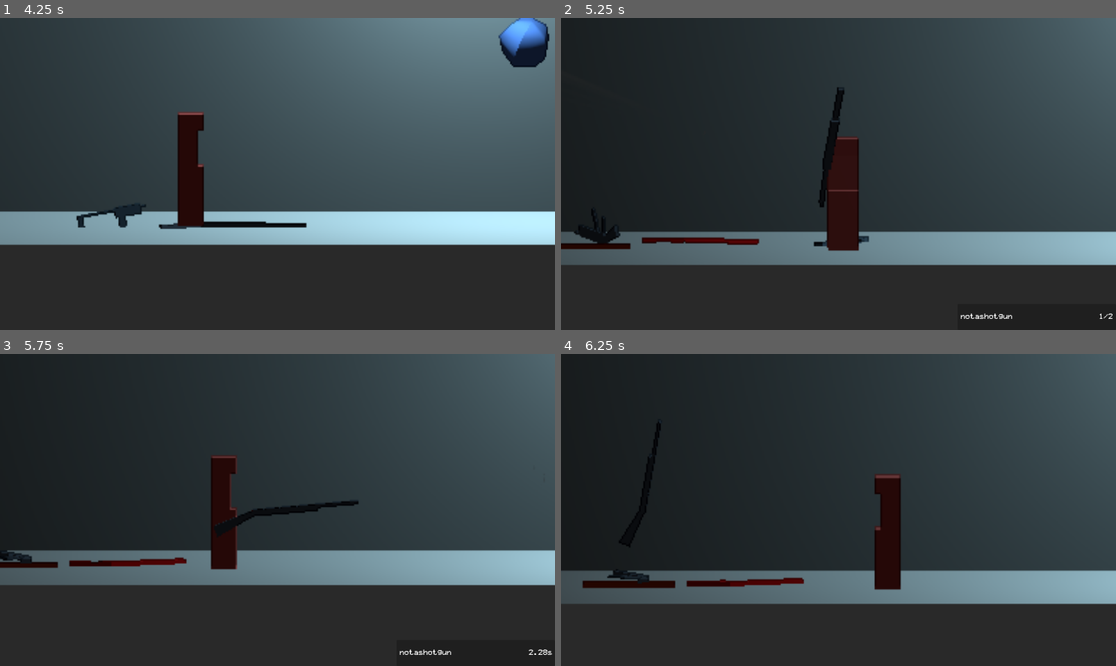
Above: before the commit, frames 1-4 (two rows, left to right).
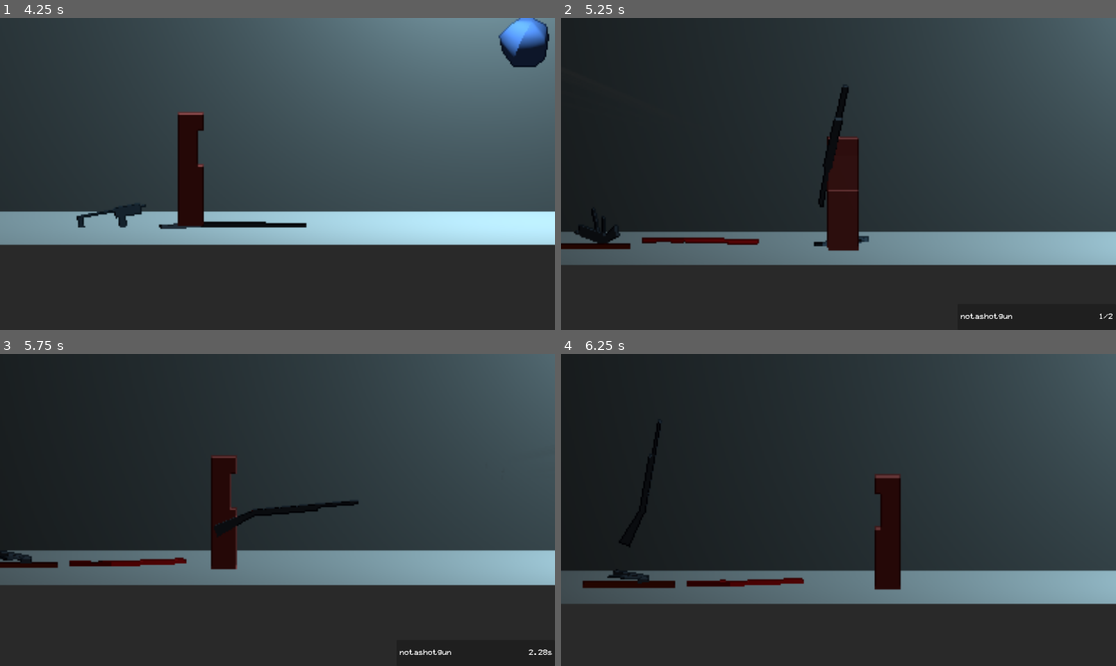
Above: after the commit, the same moments.

Repository: mncc8337/udgr
Game: Godot game, scene res://scenes/main.tscn
Same seed, same stepped clock (60 frames per second), same inputs: the game is played once before the commit and once after it. Sound files missing from this copy of the repository are replaced by a short silence.
Inputs (mouse positions are in pixels of both pictures, inside the frame that each line leads up to):
- Up to frame 1 (4.25 s): move the mouse to (399, 158) at 0.52 s; press the mouse at (399, 158) at 0.53 s; hold D (right) 0.53-1.28 s; move the mouse to (166, 189) at 1.27 s; release the mouse at (166, 189) at 1.28 s; hold A (left) 1.28-2.03 s; tap F (pickup) at 1.35, 2.85 s; move the mouse to (333, 105) at 2.02 s; press the mouse at (333, 105) at 2.03 s; hold D (right) 2.03-2.78 s; move the mouse to (249, 236) at 2.77 s; release the mouse at (249, 236) at 2.78 s; hold W (up) 2.78-3.53 s; move the mouse to (444, 220) at 3.52 s; press the mouse at (444, 220) at 3.53 s; hold A (left) from 3.53 s (still down)
- Up to frame 2 (5.25 s): keep holding A (left); move the mouse to (672, 127) at 4.27 s; release the mouse at (672, 127) at 4.28 s; tap F (pickup) at 4.35 s; move the mouse to (866, 174) at 5.02 s; press the mouse at (866, 174) at 5.03 s
- Up to frame 3 (5.75 s): keep holding A (left)
- Up to frame 4 (6.25 s): move the mouse to (755, 432) at 5.77 s; release A (left) at 5.78 s; release the mouse at (755, 432) at 5.78 s; hold D (right) from 5.78 s (still down); tap F (pickup) at 5.85 s

Frame 1 is identical in both runs. In frame 2, 0.2% of the frame differs, in the area x 46-52%, y 22-60%; in frame 3, less than 0.1%; in frame 4, nothing differs.

Commit message:
fix bug

Diff:
--- a/scenes/shotgun.tscn
+++ b/scenes/shotgun.tscn
@@ -135,7 +135,7 @@
 shape = SubResource("BoxShape3D_8l2h2")
 
 [node name="flash" type="SpotLight3D" parent="."]
-transform = Transform3D(-4.37114e-08, 0, -1, 0, 1, 0, 1, 0, -4.37114e-08, 3.33124, 0.168564, 0)
+transform = Transform3D(-4.37114e-08, 0, -1, 0, 1, 0, 1, 0, -4.37114e-08, 2.43957, 0.168564, 0)
 visible = false
 light_color = Color(1, 0.603922, 0, 1)
 spot_range = 1000.0
@@ -145,12 +145,12 @@
 one_shot = true
 
 [node name="raycast" type="RayCast3D" parent="."]
-transform = Transform3D(1, 0, 0, 0, 1, 0, 0, 0, 1, 3.33526, 0.170588, 0)
+transform = Transform3D(1, 0, 0, 0, 1, 0, 0, 0, 1, 2.44359, 0.170588, 0)
 target_position = Vector3(10000, 0, 0)
 hit_from_inside = true
 
 [node name="start" type="Node3D" parent="."]
-transform = Transform3D(1, 0, 0, 0, 1, 0, 0, 0, 1, -0.429376, 0.170588, 0)
+transform = Transform3D(1, 0, 0, 0, 1, 0, 0, 0, 1, -0.583899, 0.170588, 0)
 
 [node name="AnimationPlayer" type="AnimationPlayer" parent="."]
 libraries = {
